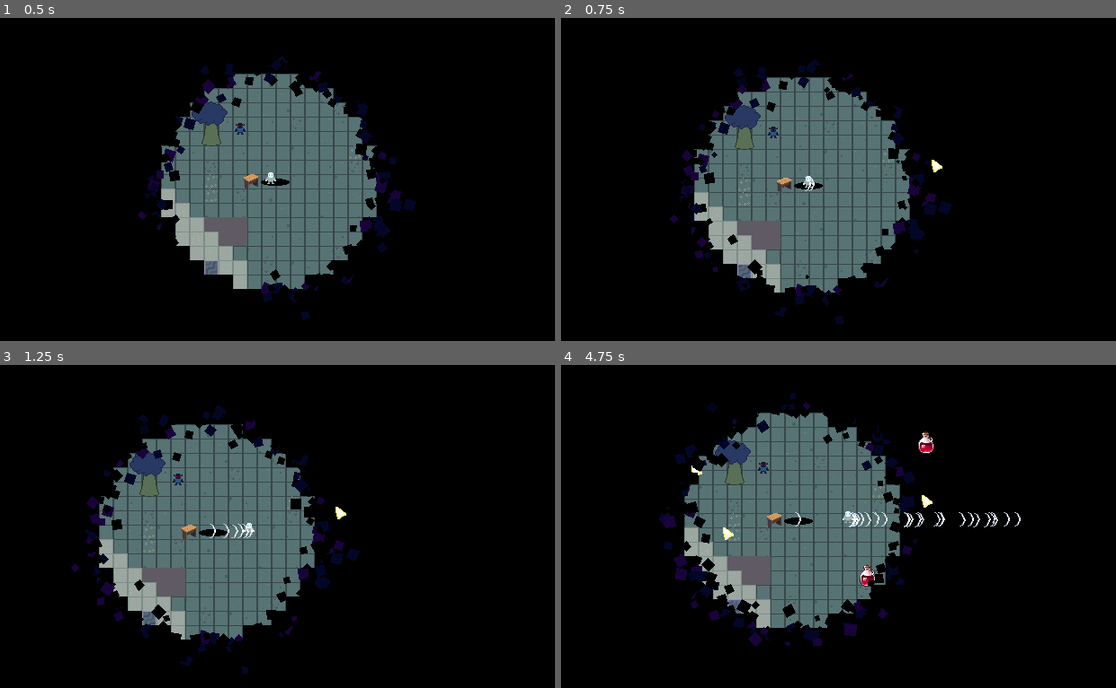
Above: before the commit, frames 1-4 (two rows, left to right).
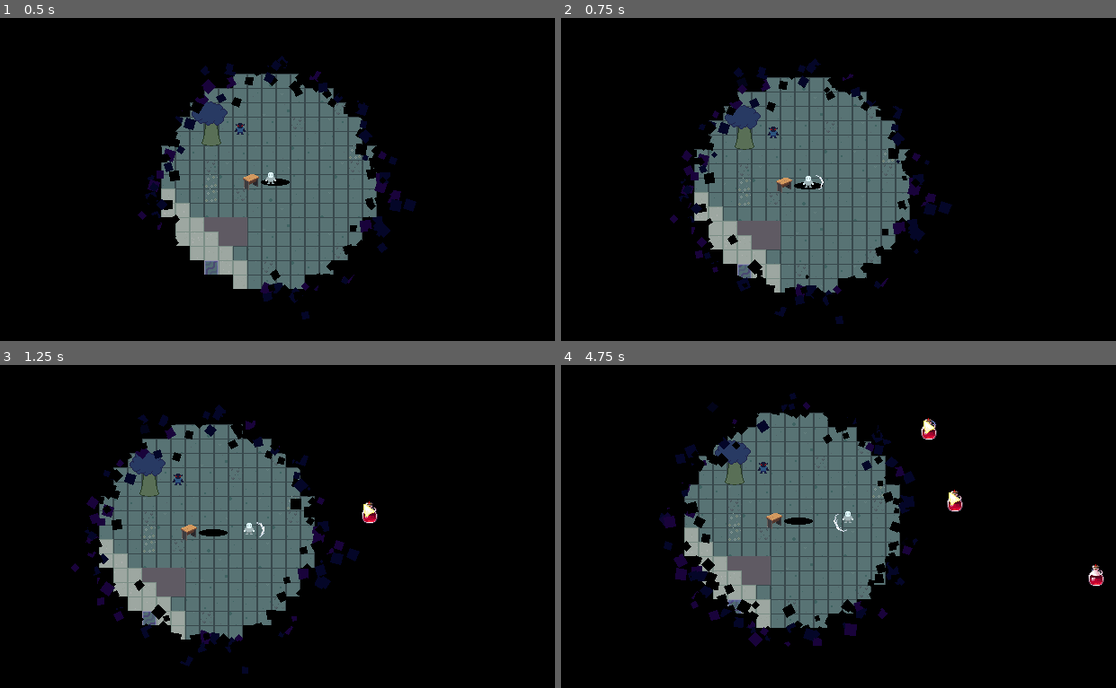
Above: after the commit, the same moments.

Repository: TimoRoggel/EverDark
Game: Godot game, scene res://scenes/levels/world.tscn
Two runs of this game, one before a commit and one after it. Both use one fixed random seed, a clock stepped at 60 frames per second and the inputs below.
Inputs (mouse positions are in pixels of both pictures, inside the frame that each line leads up to):
- Up to frame 1 (0.5 s): no input
- Up to frame 2 (0.75 s): move the mouse to (960, 163) at 0.52 s; press the mouse at (960, 163) at 0.53 s; hold D (right) from 0.53 s (still down)
- Up to frame 3 (1.25 s): keep holding D (right); tap B at 0.8 s
- Up to frame 4 (4.75 s): release D (right) at 1.25 s; release the mouse at (960, 510) at 1.25 s; drag from (716, 542) to (899, 513) at 1.27 s; move the mouse to (888, 455) at 2.02 s; press the mouse at (888, 455) at 2.03 s; hold D (right) 2.03-2.75 s; tap B at 2.3, 3.8 s; release the mouse at (888, 455) at 2.75 s; drag from (805, 591) to (860, 471) at 2.77 s; move the mouse to (1005, 574) at 3.52 s; hold A (left) 3.53-4.25 s; hold Shift (dash) 3.53-4.25 s; drag from (660, 478) to (805, 571) at 4.27 s

Frame 1 is identical in both runs. In frame 2, less than 0.1% of the frame differs, in the area x 43-69%, y 43-54%; in frame 3, 0.3%; in frame 4, 1.2%, in the area x 23-98%, y 16-69%.

Commit message:
basic attack now looks better and spawn items with b now

Diff:
--- /dev/null
+++ b/resources/attacks/player_default_attack.tres
@@ -0,0 +1,24 @@
+[gd_resource type="Resource" script_class="Attack" load_steps=5 format=3 uid="uid://bbtl2icahexun"]
+
+[ext_resource type="Script" uid="uid://bvp6jp0bat6ko" path="res://scripts/resources/attack.gd" id="1_hx41i"]
+[ext_resource type="Texture2D" uid="uid://dqn4xm5578d84" path="res://graphics/attack.png" id="2_uu0xm"]
+
+[sub_resource type="Curve" id="Curve_hx41i"]
+_data = [Vector2(0, 0), 0.0, 0.0, 0, 0, Vector2(0.06287426, 1), 0.0, 0.0, 0, 0, Vector2(0.7544911, 1), 0.0, 0.0, 0, 0, Vector2(1, 0), 0.0, 0.0, 0, 0]
+point_count = 4
+
+[sub_resource type="CurveTexture" id="CurveTexture_uu0xm"]
+curve = SubResource("Curve_hx41i")
+
+[resource]
+script = ExtResource("1_hx41i")
+texture = ExtResource("2_uu0xm")
+inheritance = 0.0
+speed = 1.0
+align_rotation = true
+lifetime = 0.25
+spawn_distance = 8.0
+attached_to_owner = true
+hurtbox = Rect2i(0, 0, 8, 8)
+alpha_over_time = SubResource("CurveTexture_uu0xm")
+metadata/_custom_type_script = "uid://bvp6jp0bat6ko"
--- a/scenes/characters/player.tscn
+++ b/scenes/characters/player.tscn
@@ -16,21 +16,13 @@
 [ext_resource type="Script" uid="uid://byhtuq8lov8xm" path="res://scripts/components/spawn_attack_component.gd" id="10_xhtjm"]
 [ext_resource type="Texture2D" uid="uid://cv3hkws24ehim" path="res://graphics/interact_texture.png" id="11_rpnd8"]
 [ext_resource type="Texture2D" uid="uid://dqn4xm5578d84" path="res://graphics/attack.png" id="12_xhtjm"]
-[ext_resource type="Script" uid="uid://bvp6jp0bat6ko" path="res://scripts/resources/attack.gd" id="12_xrqxk"]
 [ext_resource type="Script" uid="uid://c0jl7340jmrnc" path="res://scripts/components/block_component.gd" id="17_d6tgn"]
+[ext_resource type="Resource" uid="uid://bbtl2icahexun" path="res://resources/attacks/player_default_attack.tres" id="17_kmyvj"]
 [ext_resource type="PackedScene" uid="uid://bn1esnd74d0hh" path="res://UI/pause_menu.tscn" id="18_d6tgn"]
 [ext_resource type="Script" uid="uid://chbvt1cpvl4ve" path="res://scripts/components/lumin_placement_component.gd" id="18_kmyvj"]
 
 [sub_resource type="RectangleShape2D" id="RectangleShape2D_dyp2m"]
 size = Vector2(6, 8)
-
-[sub_resource type="Resource" id="Resource_xhtjm"]
-script = ExtResource("12_xrqxk")
-texture = ExtResource("12_xhtjm")
-speed = 0.0
-align_rotation = true
-hurtbox = Rect2i(0, 0, 8, 8)
-metadata/_custom_type_script = "uid://bvp6jp0bat6ko"
 
 [node name="player" type="CharacterBody2D"]
 z_as_relative = false
@@ -110,7 +102,7 @@
 [node name="main_attack" type="Node2D" parent="components"]
 position = Vector2(0, -4)
 script = ExtResource("10_xhtjm")
-attack_type = SubResource("Resource_xhtjm")
+attack_type = ExtResource("17_kmyvj")
 damaging_flags = 3
 metadata/_custom_type_script = "uid://byhtuq8lov8xm"
 
--- a/scripts/characters/attack/attack_controller.gd
+++ b/scripts/characters/attack/attack_controller.gd
@@ -48,7 +48,7 @@
 	collision_mask = 0
 	# Other
 	direction = (direction + Vector2(randf_range(-attack.spread, attack.spread), randf_range(-attack.spread, attack.spread))).normalized()
-	#position += direction * 8
+	position += direction * attack.spawn_distance
 	spawn_speed = spawner.get_real_velocity() * 0.1
 	spawn_speed += spawner.get_real_velocity() * attack.inheritance
 	speed = attack.get_speed()
--- a/scripts/characters/player/player_controller.gd
+++ b/scripts/characters/player/player_controller.gd
@@ -42,6 +42,7 @@
 		var should_flip: bool = input.angle_to_cursor > WeaponComponent.HPI || input.angle_to_cursor < -WeaponComponent.HPI
 		animation.should_flip = should_flip || input.movement.x < 0
 	if weapon:
+		weapon.attack_angle = input.angle_to_cursor
 		weapon.attacking = input.attacking
 	if dash:
 		dash.dashing = input.dashing
--- a/scripts/components/input_component.gd
+++ b/scripts/components/input_component.gd
@@ -24,6 +24,7 @@
 		interact.emit()
 	if Input.is_action_just_pressed("attack"):
 		started_attacking.emit()
+	if Input.is_key_pressed(KEY_B):
 		if can_spawn:
 			var item: DroppedItem2D = DroppedItem2D.new()
 			item.item = DataManager.resources["items"].pick_random()
--- a/scripts/components/spawn_attack_component.gd
+++ b/scripts/components/spawn_attack_component.gd
@@ -54,6 +54,10 @@
 
 func spawn_bullet() -> void:
 	var bullet: AttackController = AttackController.new(attack_type, Vector2.from_angle(attack_angle), controller)
-	bullet.global_position = controller.global_position + Vector2(0, -4)
 	bullet.damage_flags = damaging_flags
-	controller.add_sibling(bullet)
+	if attack_type.attached_to_owner:
+		controller.add_child(bullet)
+	else:
+		bullet.global_position = controller.global_position
+		controller.add_sibling(bullet)
+	bullet.position += Vector2(0, -4)
--- a/scripts/resources/attack.gd
+++ b/scripts/resources/attack.gd
@@ -20,6 +20,8 @@
 @export_range(0, 1, 0.001) var lifetime_randomness: float = 0.0
 @export var spread: float = 0.1
 @export var count: int = 1
+@export var spawn_distance: float = 0.0
+@export var attached_to_owner: bool = false
 @export_group("Hurtbox")
 @export var hurtbox: Rect2i = Rect2i()
 @export var can_hit_owner: bool = false
Not shown: 1 places in scenes/characters/player.tscn that only renumber resources
